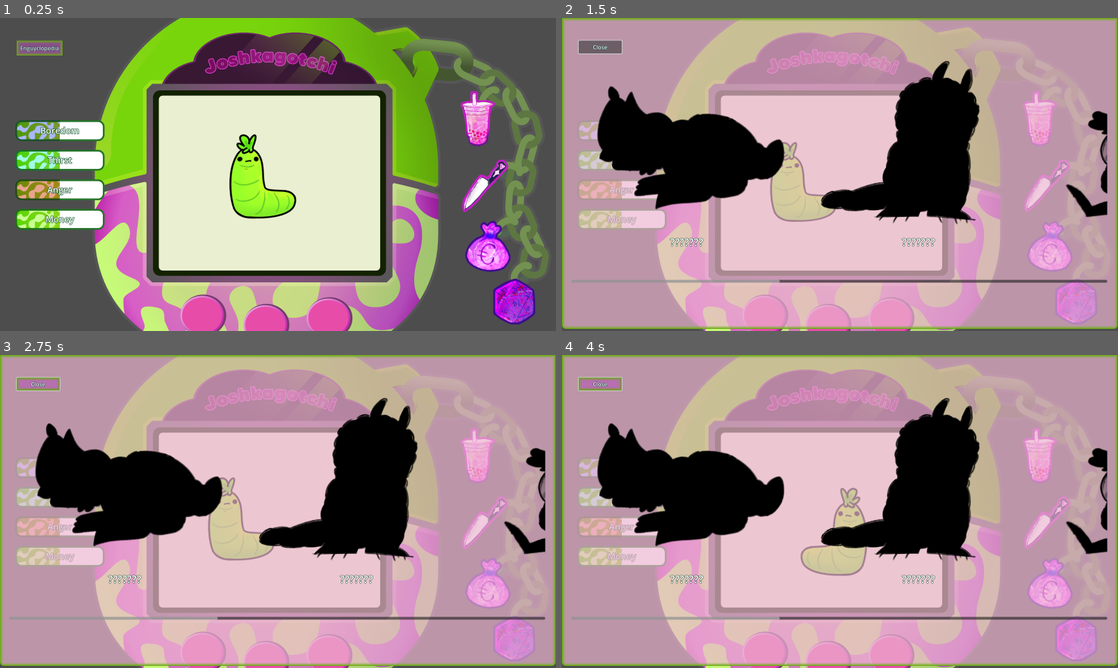
Above: before the commit, frames 1-4 (two rows, left to right).
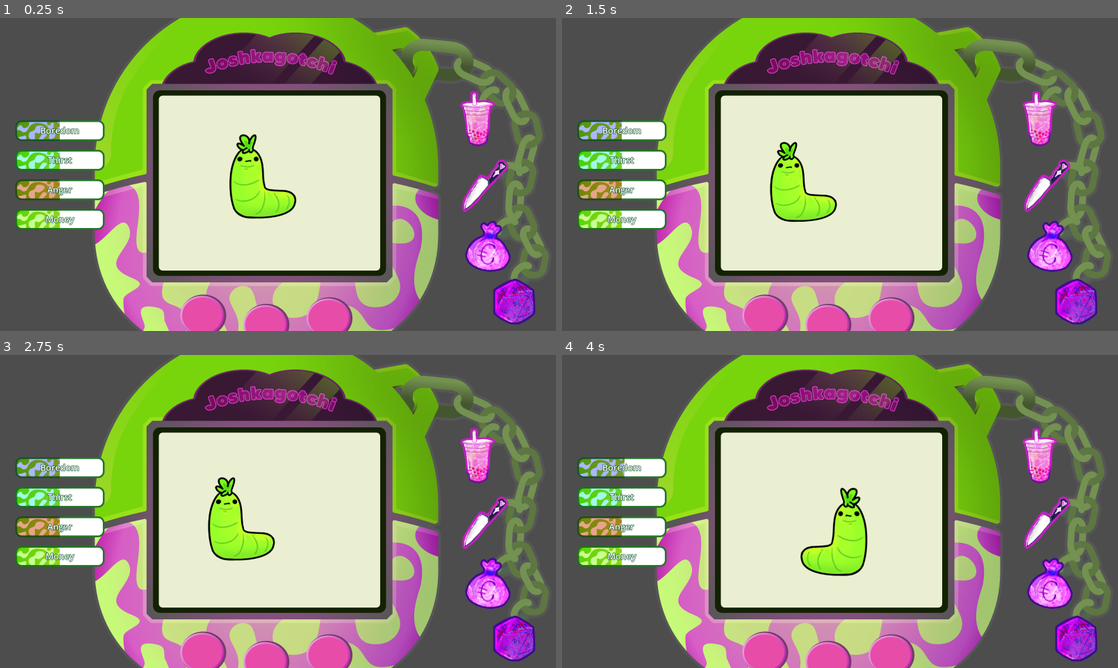
Above: after the commit, the same moments.

Repository: BlustrawberRi/Joshkagochi
Game: Godot game, scene res://Scenes/debug_ri.tscn
Same seed, same stepped clock (60 frames per second), same inputs: the game is played once before the commit and once after it. Before the commit the project has no main scene; this scene is started directly in both runs. The engine's default icon, where the game draws it, is replaced by a stand-in: a white triangle on a blue panel in a dark square.
Inputs (mouse positions are in pixels of both pictures, inside the frame that each line leads up to):
- Up to frame 1 (0.25 s): no input
- Up to frame 2 (1.5 s): click (1040, 118) at 0.52 s; click (600, 49) at 1.25 s, where only the run before the commit has a clickable "Enguyclopedia"
- Up to frame 3 (2.75 s): click (478, 455) at 2.02 s
- Up to frame 4 (4 s): click (1040, 455) at 2.77 s; move the mouse to (962, 495) at 3.52 s

The runs differ from the first frame. In frame 1, 0.4% of the frame differs, in the area x 3-12%, y 7-12%; in frame 2, 98%; in frame 3, 98%; in frame 4, 99%, in the area x 0-100%, y 0-100%.

Commit message:
post-build commit teehee (sfx changes)

Diff:
--- a/Scenes/debug_ri.tscn
+++ b/Scenes/debug_ri.tscn
@@ -248,7 +248,7 @@
 
 [node name="Reset" type="Button" parent="GameOver/VBoxContainer"]
 layout_mode = 2
-text = "TRY AGAIN
+text = "PLAY AGAIN
 "
 
 [node name="ResultSprite" type="AnimatedSprite2D" parent="GameOver"]
@@ -348,6 +348,7 @@
 autoplay = true
 
 [node name="Enguyclopedia" type="Control" parent="."]
+visible = false
 layout_mode = 3
 anchors_preset = 15
 anchor_right = 1.0
--- a/Scripts/ResultCalculator.gd
+++ b/Scripts/ResultCalculator.gd
@@ -55,12 +55,12 @@
 }
 
 var result_texts = {
-	"Nerd": ["YOU MADE A [rainbow]Nerd[/rainbow]", "lol. lmao. *shoves u into a locker*"],
+	"Nerd": ["YOU MADE A [rainbow]NERD[/rainbow]", "lol. lmao. *shoves u into a locker* (lovingly)"],
 	"Depressed Baby": ["YOU GOT... oh- uh.. you got depressed :(", "Damn.... You good homie? Don't worry. Some days just suck. It takes work but don't worry. There's always another day."],
-	"Thirst Trap": ["Thirst trap", "You got no money and are too hot. We gonna make lemonade out of this somehow.."],
-	"Furry": ["YOU MADE A [rainbow]FURRY[/rainbow]", "owo what's this? *baps u* :3"],
+	"Thirst Trap": ["THIRST TRAP", "You got no money and are too hot. We gonna make lemonade out of this somehow.."],
+	"Furry": ["YOU MADE A [rainbow]FURRY[/rainbow]", "owo what's this? *baps u* :3 \nYou grew into one of the most important members of society. Good job! :D"],
 	"Tax Evader": ["THE IRS IS KNOCKING", "You made so much money. there's no way you made this much and not get depressed. the only possible way to make this much money.... is TAX FRAUD!!!"],
-	"Smooth Criminal": ["YOU'VE BEEN HIT BY- YOU'VE BEEN STRUCK BY-", " A [rainbow]SMOOTH CRIMINAL[/rainbow]. All that playing around with knives has been paying off."],
+	"Smooth Criminal": ["YOU'VE BEEN HIT BY- YOU'VE BEEN STRUCK BY-", "A [rainbow]SMOOTH CRIMINAL[/rainbow]. All that playing around with knives has been paying off."],
 }
 
 
--- a/project.godot
+++ b/project.godot
@@ -11,6 +11,7 @@
 [application]
 
 config/name="Joshkagochi"
+run/main_scene="uid://cewl6bledbexq"
 config/features=PackedStringArray("4.4", "GL Compatibility")
 config/icon="res://icon.svg"
 
Not shown, added: export_presets.cfg
Not shown, added: sounds/2025-08_joshkagotchi_remedy_boredom - Copy.mp3.import
Not shown, added: sounds/2025-08_joshkagotchi_remedy_boredom_quiet.mp3.import
Not shown, added: sounds/2025-08_joshkagotchi_result - Copy.mp3.import
Not shown, added: sounds/2025-08_joshkagotchi_result_AEnthy.mp3.import
Not shown, added: sounds/2025-08_joshkagotchi_result_depressed - Copy.mp3.import
Not shown, changed: .gitignore
Not shown, added: sounds/2025-08_joshkagotchi_remedy_boredom - Copy.mp3
Not shown, changed: sounds/2025-08_joshkagotchi_remedy_boredom.mp3
Not shown, added: sounds/2025-08_joshkagotchi_result - Copy.mp3
Not shown, changed: sounds/2025-08_joshkagotchi_result.mp3
Not shown, added: sounds/2025-08_joshkagotchi_result_AEnthy.mp3
(and 1 more such lines)
